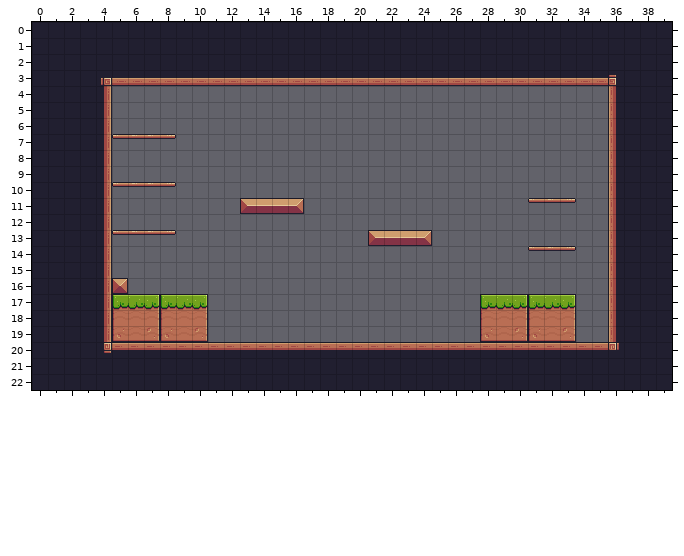
A Tiled map gets an edit: assets/tiles/Level-01.tmx. That is the earlier state.
Cells are 16x16 px. Shown: x 0..39, y 0..22.
After:
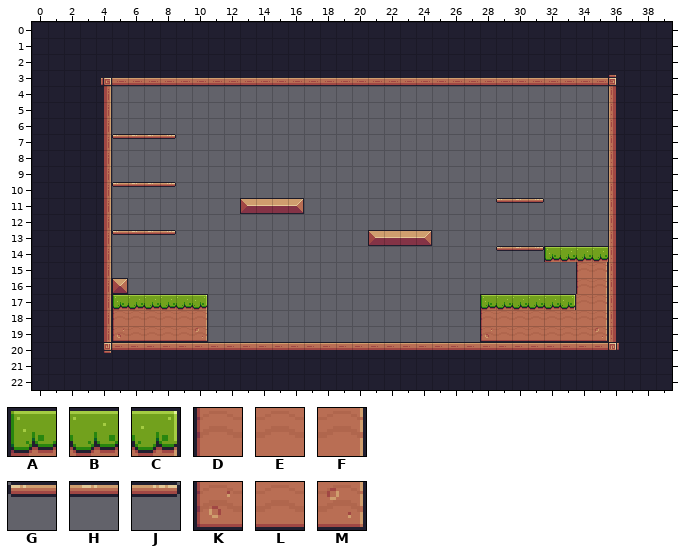
Key: from "PixelAdventure": A 6, B 7, C 8, D 28, E 29, F 30, G 39, H 40, J 41, K 50, L 51, M 52.
_ is an empty cell.
What changed:
Layer "Background":
y 11: x 29..33 __GHJ -> GHJ__
y 14: x 29..35 __GHJ__ -> GHJABBB
y 15..16: x 34..35 __ -> DF
y 17: x 7..8 CA -> BB; x 30..31 CA -> BB; x 34..35 __ -> EF
y 18: x 7..8 FD -> EE; x 30..31 FD -> EE; x 33..35 F__ -> EEF
y 19: x 7..8 MK -> LL; x 30..31 MK -> LL; x 33..35 M__ -> LLM
Boxes around the changes in both pictures, in picture pixels (x1, y1, x2, y2):
changed: (496, 198, 576, 203)
changed: (496, 246, 608, 342)
changed: (145, 295, 175, 341)
